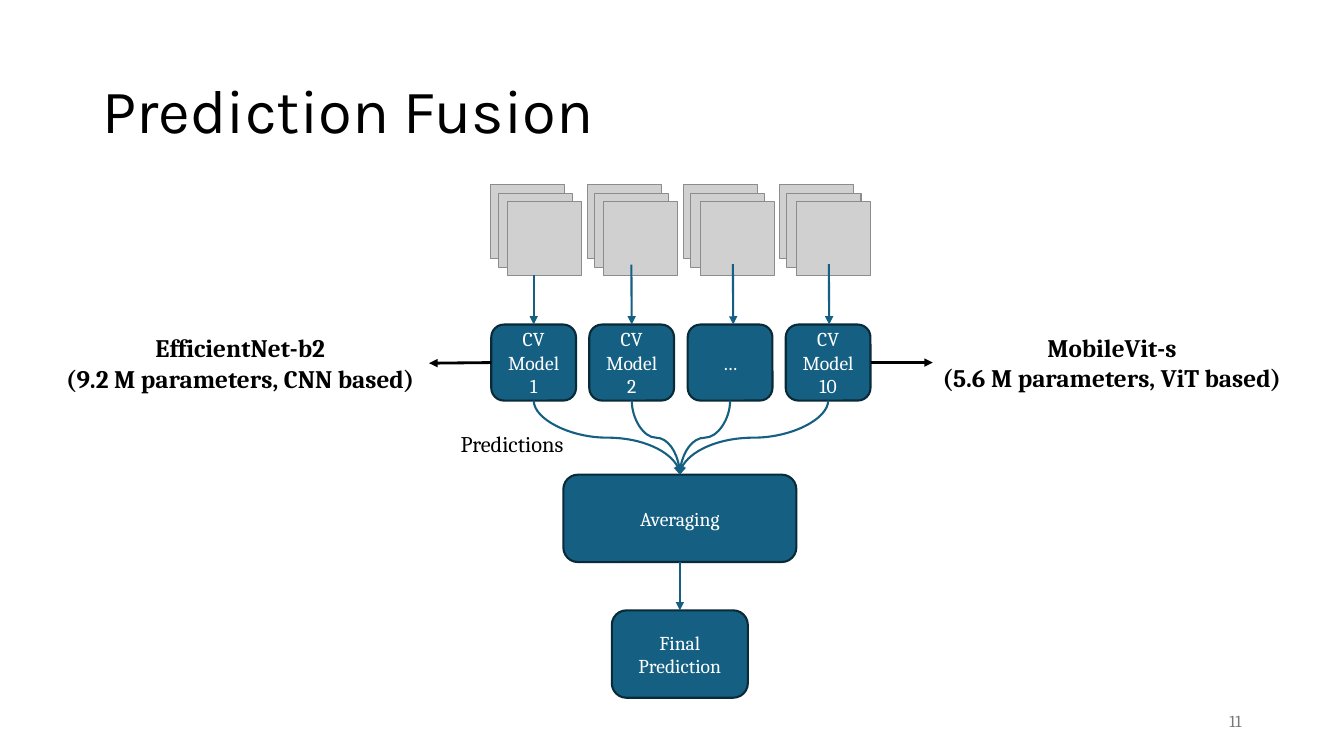
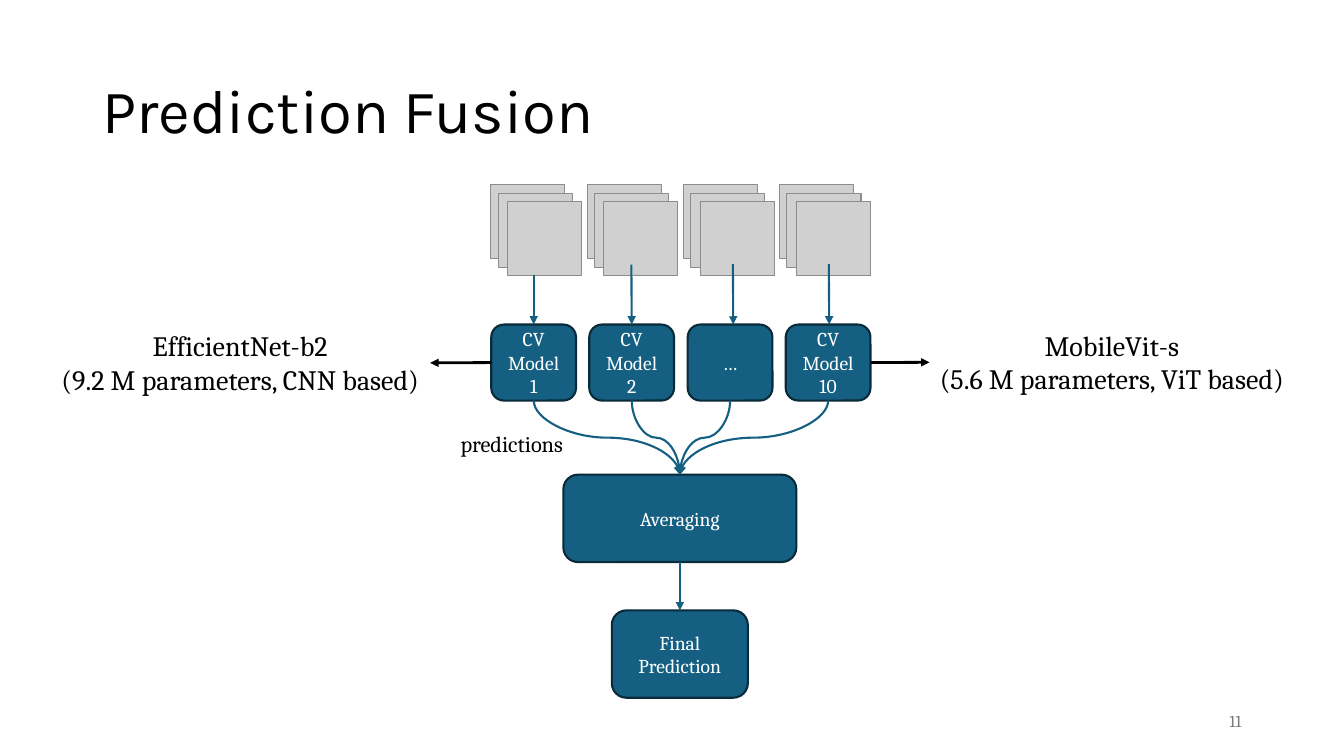
Before and after one commit to HenriSmidt/Alzheimer_Detection, a slide deck: slide 11 of Presentation.pptx. Drawn at 1344x756 pixels with LibreOffice and Linux fonts; fonts in the diff are those of the drawing; grey boxes stand for pictures. Boxes give left, top, right and bottom in pixels: in the first picture for what was removed or moved away, otherwise in the second. Text is boxed around its words. In the diff, an @@ line names an element or a change of style, - is before the commit and + after.

```diff
--- a/Presentation.pptx
+++ b/Presentation.pptx
@@ text "EfficientNet-b2" at (x1=61, y1=336, x2=418, y2=396): size 18 to 20 pt, bold off @@
@@ text "MobileVit-s" at (x1=940, y1=336, x2=1283, y2=395): size 18 to 20 pt, bold off @@
@@ arrow moved from (871, 363) - (933, 363) to (871, 363) - (930, 362) @@
@@ text at (x1=461, y1=436, x2=563, y2=457): text changed @@
-Predictions
+predictions
```
Also in this commit, not shown: 5 other slides changed, 1 slide added.
